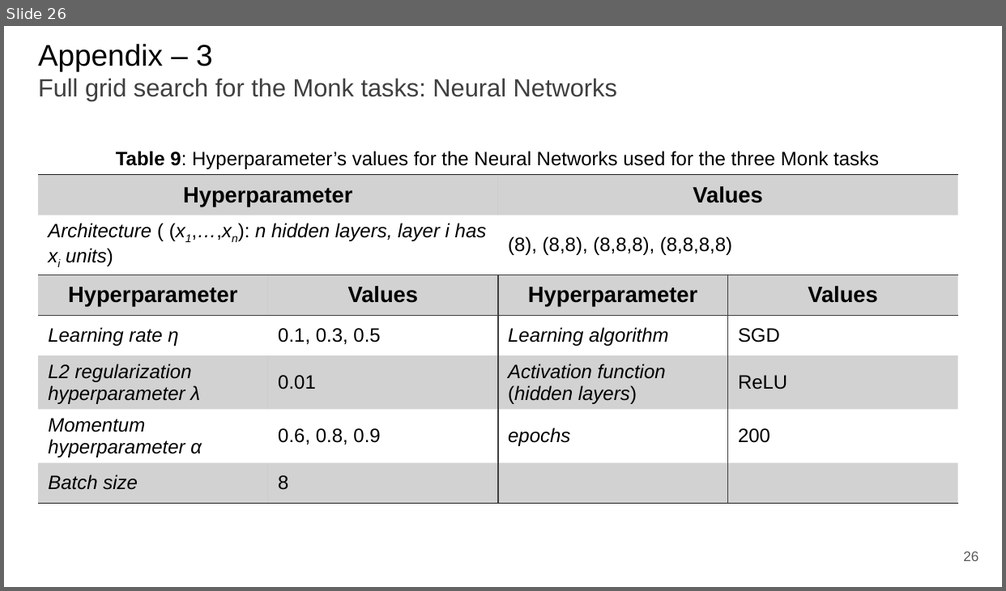
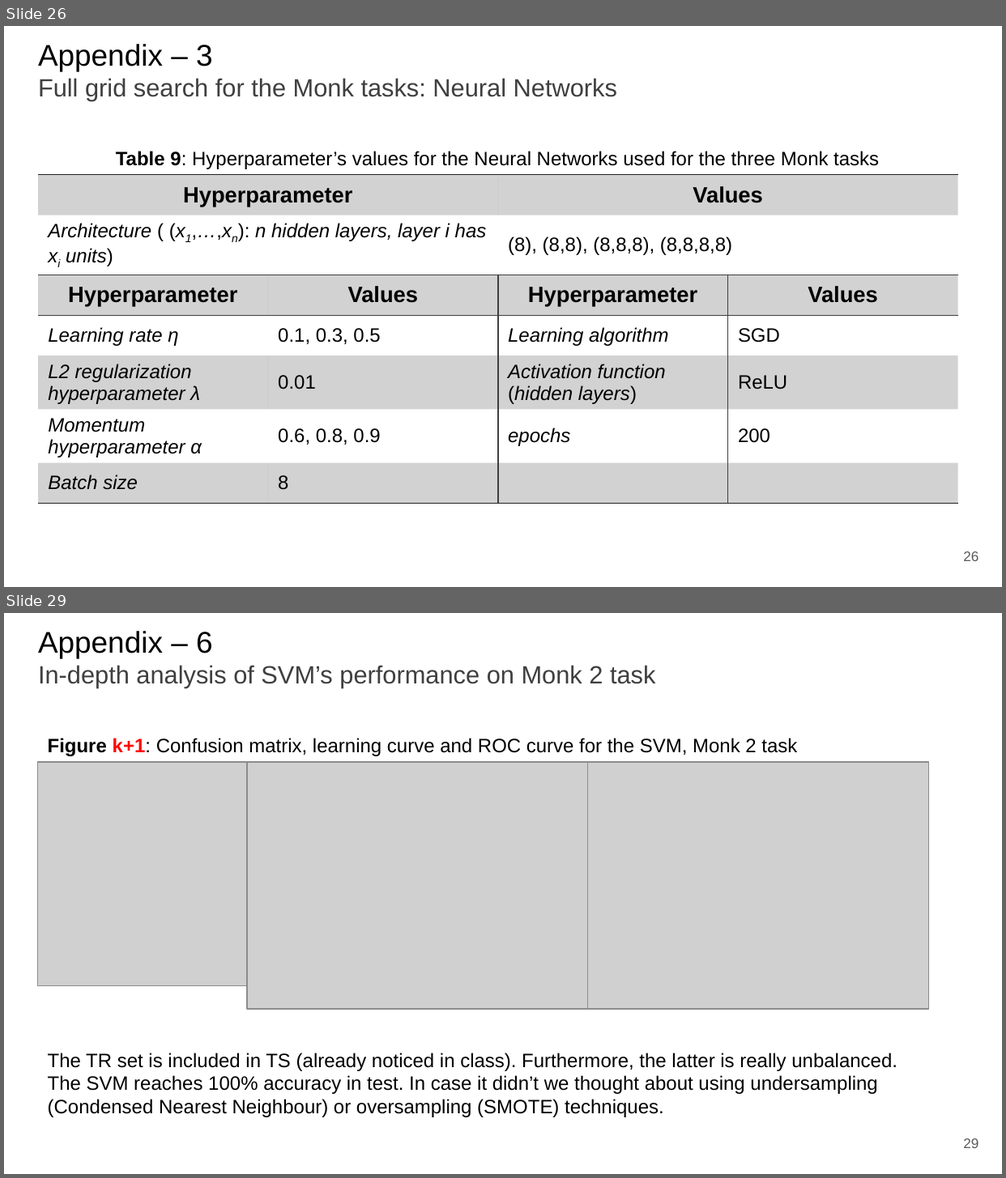
Before and after one commit to paolo-junior-mollica/machine-learning-project, a slide deck: relazione/ML-2023-PRJ-Slides-Demo.pptx. Shown one above the other, each under a label of ours: slide 26 before the commit, slides 26 and 29 after it; the slides between them are not shown. The pictures are 1006x591 and 1006x1178 pixels, drawn with LibreOffice and Linux fonts; fonts in the diff are those of the drawing; grey boxes stand for pictures. Boxes give left, top, right and bottom in pixels: in the first picture for what was removed or moved away, otherwise in the second. Text is boxed around its words. In the diff, an @@ line names an element or a change of style, - is before the commit and + after.

Commit message:
Added Monk results, plots and (very brief) discussion

```diff
--- a/relazione/ML-2023-PRJ-Slides-Demo.pptx
+++ b/relazione/ML-2023-PRJ-Slides-Demo.pptx
@@ slide 29 added at (4, 613, 1002, 1174), background #FFFFFF @@
@@ title added at (38, 631, 655, 688), 18 pt, text #3F3F3F @@
+Appendix – 6
+In-depth analysis of SVM’s performance on Monk 2 task
@@ text added at (48, 738, 797, 756), 14 pt, text #000000 @@
+Figure k+1: Confusion matrix, learning curve and ROC curve for the SVM, Monk 2 task
@@ picture added at (38, 762, 248, 986) @@
@@ picture added at (248, 762, 588, 1009) @@
@@ picture added at (588, 762, 929, 1009) @@
@@ text added at (48, 1053, 897, 1118), 14 pt, text #000000 @@
+The TR set is included in TS (already noticed in class). Furthermore, the latter is really unbalanced.
+The SVM reaches 100% accuracy in test. In case it didn’t we thought about using undersampling (Condensed Nearest Neighbour) or oversampling (SMOTE) techniques.
@@ page number added at (963, 1139, 978, 1148), 10 pt, text #595959 @@
+29
```
Also in this commit, not shown: 10 slides changed, 1 other slide added.
